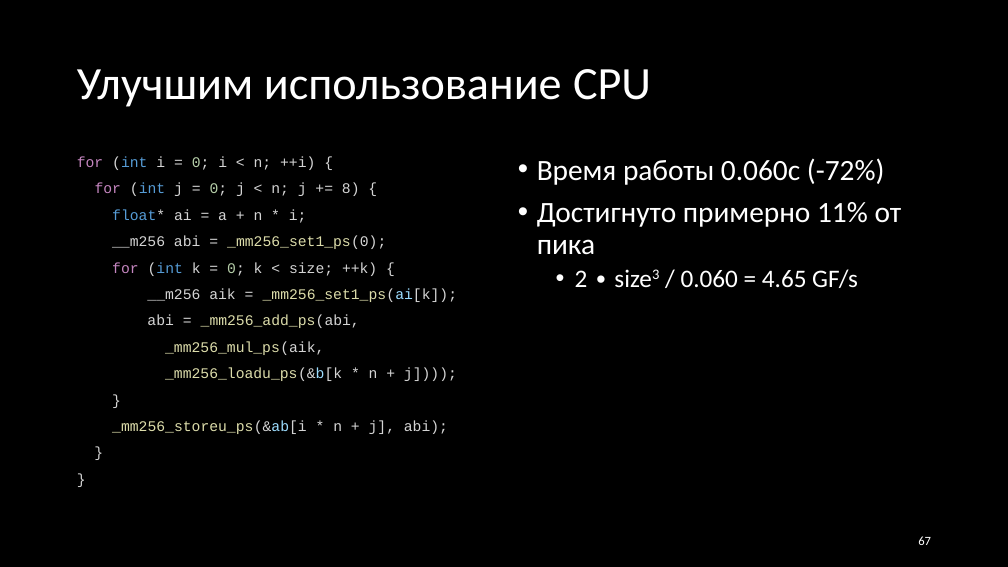
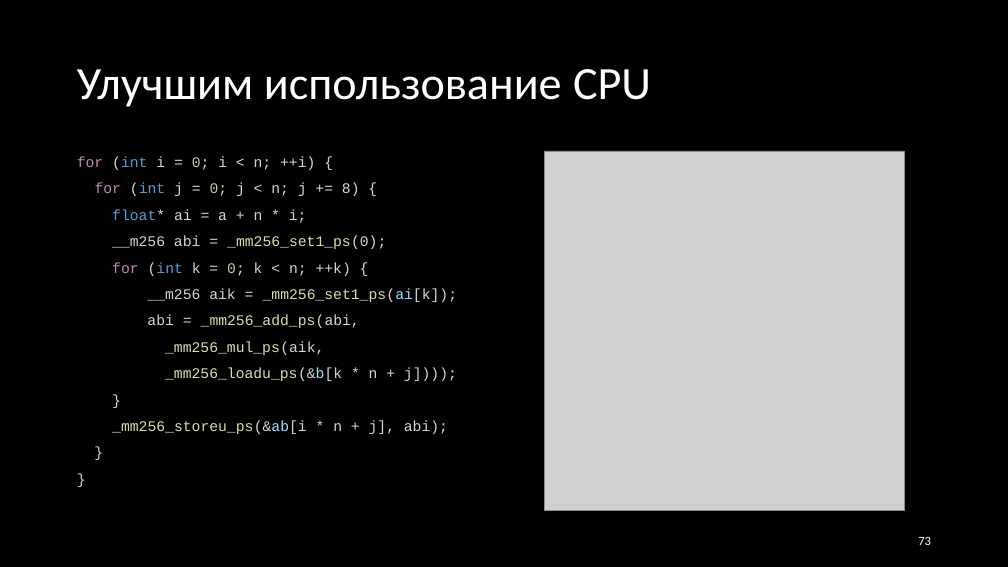
Before and after one commit to Evgueni-Petrov-aka-espetrov/Algorithms-and-Programming-in-C-pptx, a slide deck: slide 73 of 27 Эффективный код.pptx (slide 67 before the commit). Drawn at 1008x567 pixels with LibreOffice and Linux fonts; fonts in the diff are those of the drawing; grey boxes stand for pictures. Boxes give left, top, right and bottom in pixels: in the first picture for what was removed or moved away, otherwise in the second. Text is boxed around its words. In the diff, an @@ line names an element or a change of style, - is before the commit and + after.

```diff
--- a/27 Эффективный код.pptx
+++ b/27 Эффективный код.pptx
@@ text removed at bbox=[537, 158, 902, 288] @@
-• Время работы 0.060с (-72%)
-• Достигнуто примерно 11% от пика
-  • 2 ∙ size3 / 0.060 = 4.65 GF/s
@@ picture added at bbox=[544, 151, 904, 511] @@
@@ text at bbox=[112, 262, 351, 276]: text changed @@
-for (int k = 0; k < size; ++k) {
+for (int k = 0; k < n; ++k) {
@@ page number at bbox=[918, 537, 931, 545]: text changed @@
-67
+73
```
Also in this commit, not shown: 36 other slides changed, 9 slides added.
